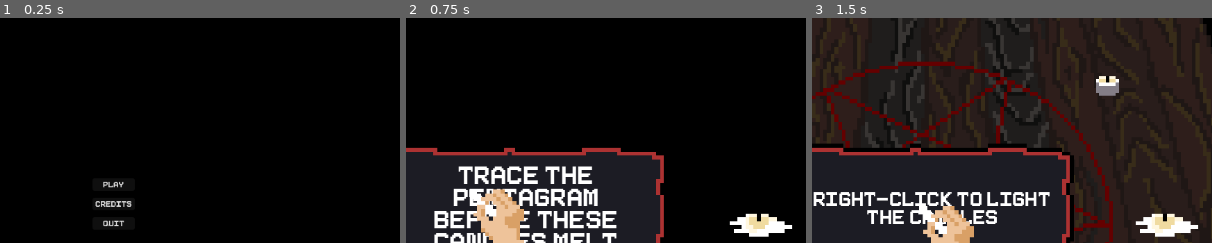
Above: before the commit, frames 1-3 (left to right).
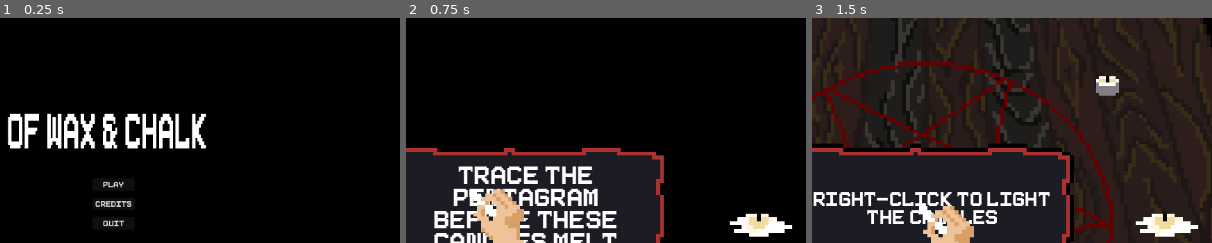
Above: after the commit, the same moments.

Repository: AlxGravel/LudumDare55_2024
Game: Godot game, scene res://UI/MainMenu.tscn
Two runs of this game, one before a commit and one after it. Both use one fixed random seed, a clock stepped at 60 frames per second and the inputs below.
Inputs (mouse positions are % of the whole screen's width and height, from its top left):
- Up to frame 1 (0.25 s): no input
- Up to frame 2 (0.75 s): click "Play" at 0.5 s
- Up to frame 3 (1.5 s): tap Enter at 1.25 s; move the mouse to (55, 50) at 1.27 s; click (55, 50) at 1.42 s
The pictures show only the part of the screen within x 36-86%, y 9-59%; the shares and areas given below are measured in that part.

The runs differ from the first frame. In frame 1, 4.3% of the frame differs, in the area x 2-52%, y 42-59%; in frame 2, nothing differs; in frame 3, nothing differs.

Commit message:
ui bugfixes

Diff:
--- a/UI/Challenges.tscn
+++ b/UI/Challenges.tscn
@@ -95,10 +95,10 @@
 [node name="Challenge2" parent="." instance=ExtResource("2_cl5um")]
 visible = false
 layout_mode = 0
-offset_left = 828.0
-offset_top = 36.0
-offset_right = 1183.0
-offset_bottom = 159.0
+offset_left = 32.0001
+offset_top = 31.0
+offset_right = 387.0
+offset_bottom = 154.0
 scale = Vector2(0.8, 0.8)
 text = "You become left handed"
 horizontal_alignment = 1
@@ -106,12 +106,11 @@
 
 [node name="Challenge3" parent="." instance=ExtResource("2_cl5um")]
 visible = false
-modulate = Color(1, 1, 1, 0)
 layout_mode = 0
-offset_left = 46.0
-offset_top = 36.0
-offset_right = 401.0
-offset_bottom = 159.0
+offset_left = 843.0
+offset_top = 30.0
+offset_right = 1198.0
+offset_bottom = 153.0
 scale = Vector2(0.8, 0.8)
 text = "The earth rumbles"
 horizontal_alignment = 1
@@ -119,7 +118,6 @@
 
 [node name="Challenge4" parent="." instance=ExtResource("2_cl5um")]
 visible = false
-modulate = Color(1, 1, 1, 0)
 layout_mode = 0
 offset_left = 46.0
 offset_top = 36.0
--- a/UI/MainMenu.tscn
+++ b/UI/MainMenu.tscn
@@ -21,6 +21,18 @@
 position = Vector2(602.869, 354.975)
 scale = Vector2(23.3166, 12.9383)
 texture = SubResource("GradientTexture2D_2hleb")
+
+[node name="Label" type="Label" parent="."]
+layout_mode = 2
+offset_left = 407.0
+offset_top = 130.0
+offset_right = 1031.0
+offset_bottom = 312.0
+scale = Vector2(0.511, 1)
+theme_override_font_sizes/font_size = 100
+text = "Of Wax & Chalk"
+horizontal_alignment = 1
+vertical_alignment = 1
 
 [node name="MarginContainer" type="MarginContainer" parent="."]
 layout_mode = 1
